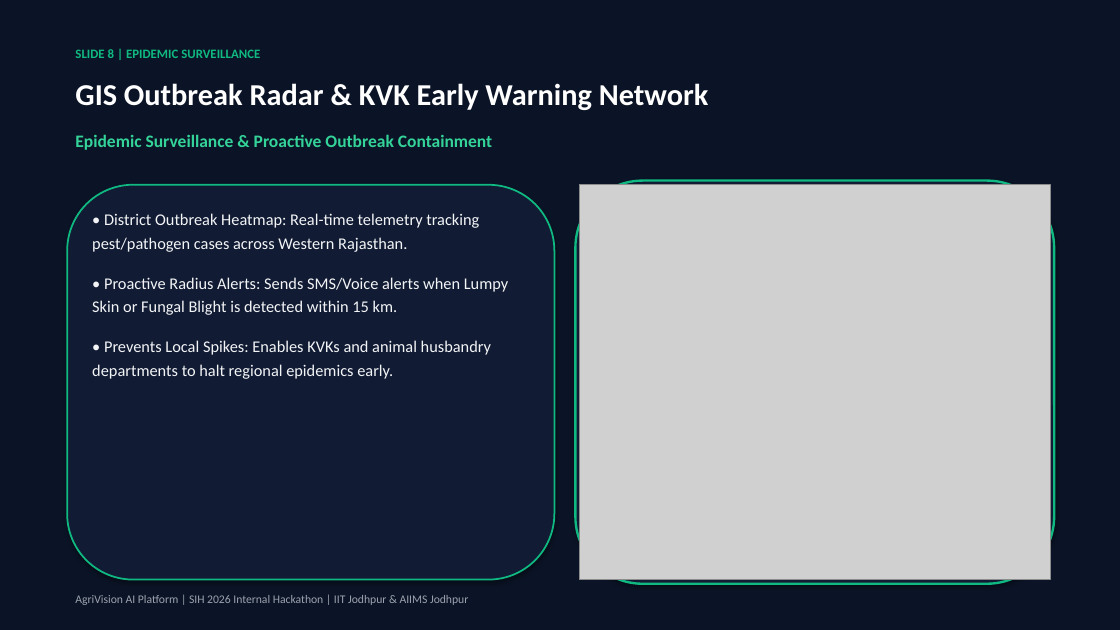
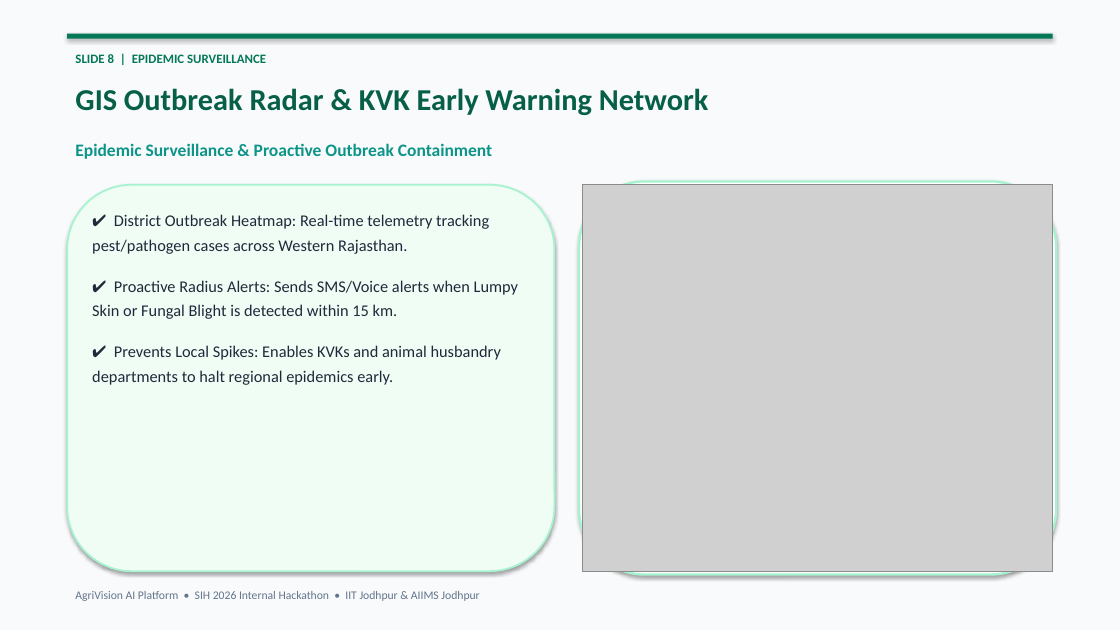
Before and after one commit to maheshiv15/SIH_INTERNAL2026, a slide deck: slide 8 of AgriVision_AI_SIH2026_Presentation.pptx. Drawn at 1120x630 pixels with LibreOffice and Linux fonts; fonts in the diff are those of the drawing; grey boxes stand for pictures. Boxes give left, top, right and bottom in pixels: in the first picture for what was removed or moved away, otherwise in the second. Text is boxed around its words. In the diff, an @@ line names an element or a change of style, - is before the commit and + after.

Commit message:
Update PowerPoint presentation deck to light, beautiful aesthetic design

```diff
--- a/AgriVision_AI_SIH2026_Presentation.pptx
+++ b/AgriVision_AI_SIH2026_Presentation.pptx
@@ rectangle at box(0, 0, 1120, 630): fill #0B1426 to #F8FAFC @@
@@ text "SLIDE 8 | EPIDEMIC SURVEILLANCE" at box(75, 54, 266, 63): text colour #10B981 to #047857 @@
@@ rectangle added at box(67, 34, 1053, 39), fill #047857 @@
@@ text "GIS Outbreak Radar & KVK ..." at box(75, 88, 709, 115): text colour #FFFFFF to #065F46 @@
@@ text "Epidemic Surveillance & Proactive Outbreak ...": place and size @@
-text "Epidemic Surveillance & Proactive Outbreak ..." at box(75, 134, 492, 150)
+text "Epidemic Surveillance & Proactive Outbreak ..." at box(75, 143, 492, 159)
@@ text "Epidemic Surveillance & Proactive Outbreak ..." at box(75, 143, 492, 159): text colour #34D399 to #0D9488 @@
@@ rounded rectangle: place and size @@
-rounded rectangle at box(67, 185, 555, 580)
+rounded rectangle at box(67, 185, 555, 571)
@@ rounded rectangle at box(67, 185, 555, 571): fill #111C34 to #F0FDF4; outline #10B981 1.5 pt to #A7F3D0 1.5 pt @@
@@ rounded rectangle: place and size @@
-rounded rectangle at box(576, 181, 1054, 584)
+rounded rectangle at box(579, 181, 1056, 575)
@@ rounded rectangle at box(579, 181, 1056, 575): fill #111C34 to #FFFFFF; outline #10B981 2 pt to #A7F3D0 2 pt @@
@@ picture: place and size @@
-picture at box(580, 185, 1050, 580)
+picture at box(582, 185, 1053, 571)
@@ text at box(92, 214, 518, 385): text changed; text colour #F3F4F6 to #1E293B @@
-• District Outbreak Heatmap: Real-time telemetry tracking pest/pathogen cases across Western Rajasthan.
-• Proactive Radius Alerts: Sends SMS/Voice alerts when Lumpy Skin or Fungal Blight is detected within 15 km.
-• Prevents Local Spikes: Enables KVKs and animal husbandry departments to halt regional epidemics early.
+✔ District Outbreak Heatmap: Real-time telemetry tracking pest/pathogen cases across Western Rajasthan.
+✔ Proactive Radius Alerts: Sends SMS/Voice alerts when Lumpy Skin or Fungal Blight is detected within 15 km.
+✔ Prevents Local Spikes: Enables KVKs and animal husbandry departments to halt regional epidemics early.
@@ text at box(75, 591, 479, 601): text changed; text colour #9CA3AF to #64748B @@
-AgriVision AI Platform | SIH 2026 Internal Hackathon | IIT Jodhpur & AIIMS Jodhpur
+AgriVision AI Platform • SIH 2026 Internal Hackathon • IIT Jodhpur & AIIMS Jodhpur
```
Also in this commit, not shown: 9 other slides changed, 1 other file.
